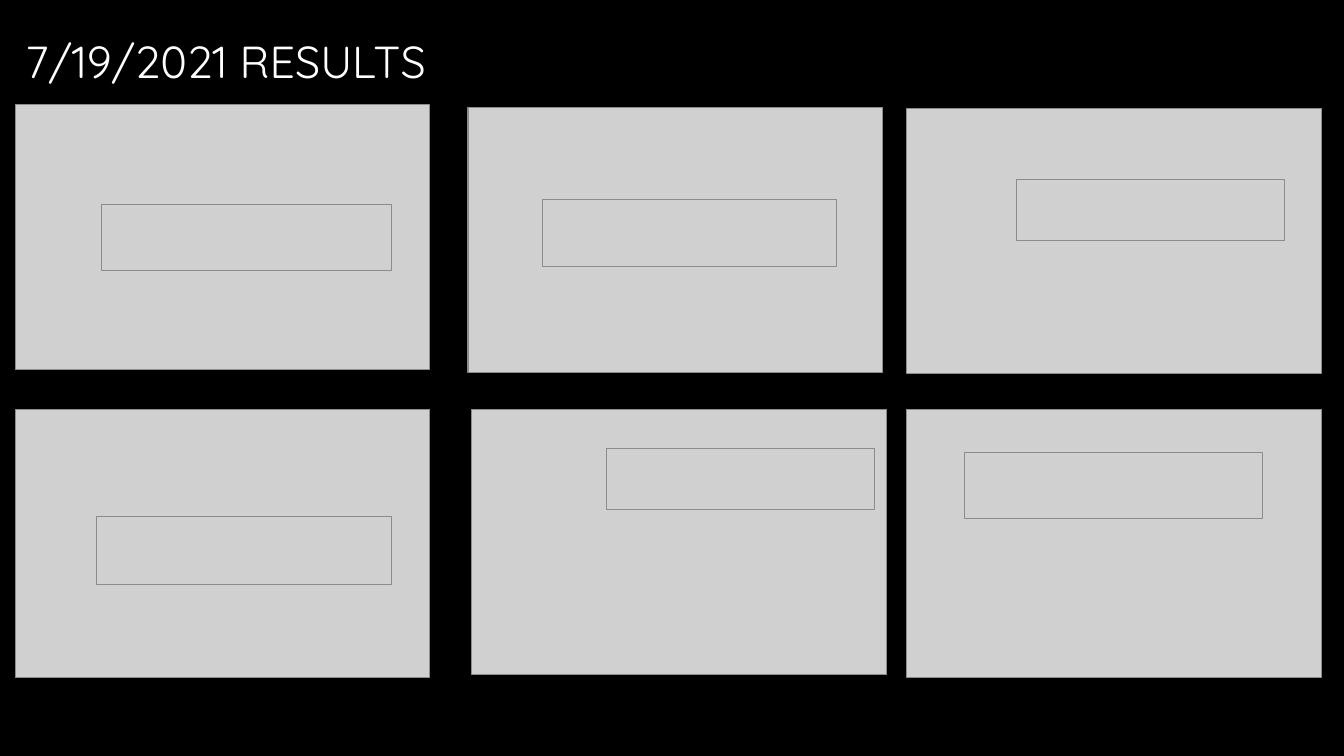
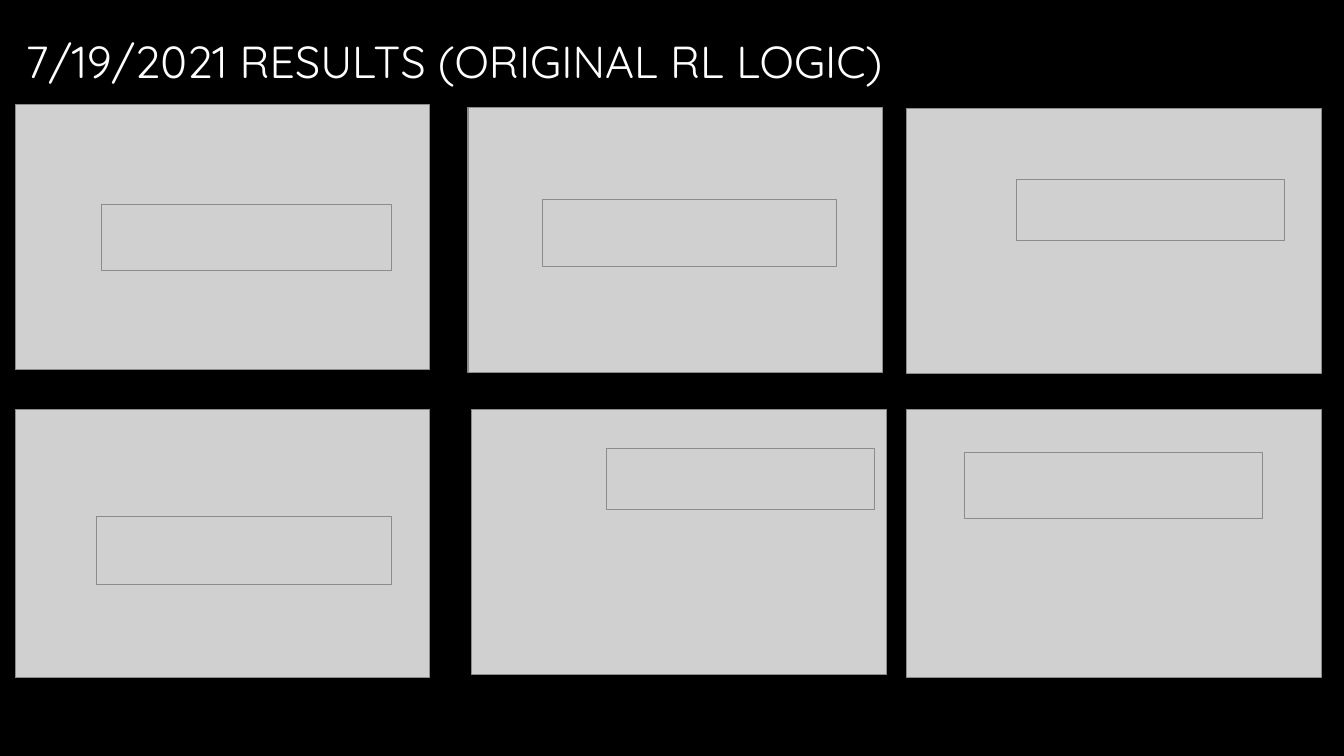
Before and after one commit to kch34/summer_2021, a slide deck: slide 2 of Reinforcement Learning/experiments.pptx. Drawn at 1344x756 pixels with LibreOffice and Linux fonts; fonts in the diff are those of the drawing; grey boxes stand for pictures; background and template pictures are left out. Boxes give left, top, right and bottom in pixels: in the first picture for what was removed or moved away, otherwise in the second. Text is boxed around its words. In the diff, an @@ line names an element or a change of style, - is before the commit and + after.

```diff
--- a/Reinforcement Learning/experiments.pptx
+++ b/Reinforcement Learning/experiments.pptx
@@ title at bbox=[25, 42, 882, 87]: text changed @@
-7/19/2021 RESULTS
+7/19/2021 RESULTS (ORIGINAL RL LOGIC)
```
Also in this commit, not shown: 2 other slides changed, 2 slides added, 1 slide removed, 1 other file.
